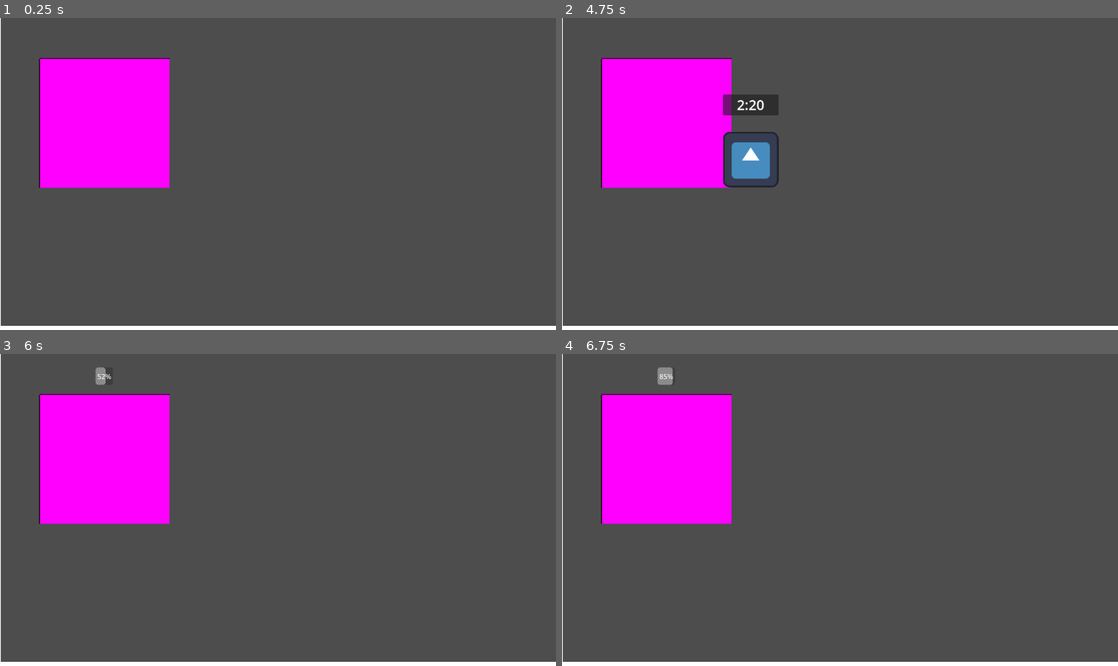
Above: before the commit, frames 1-4 (two rows, left to right).
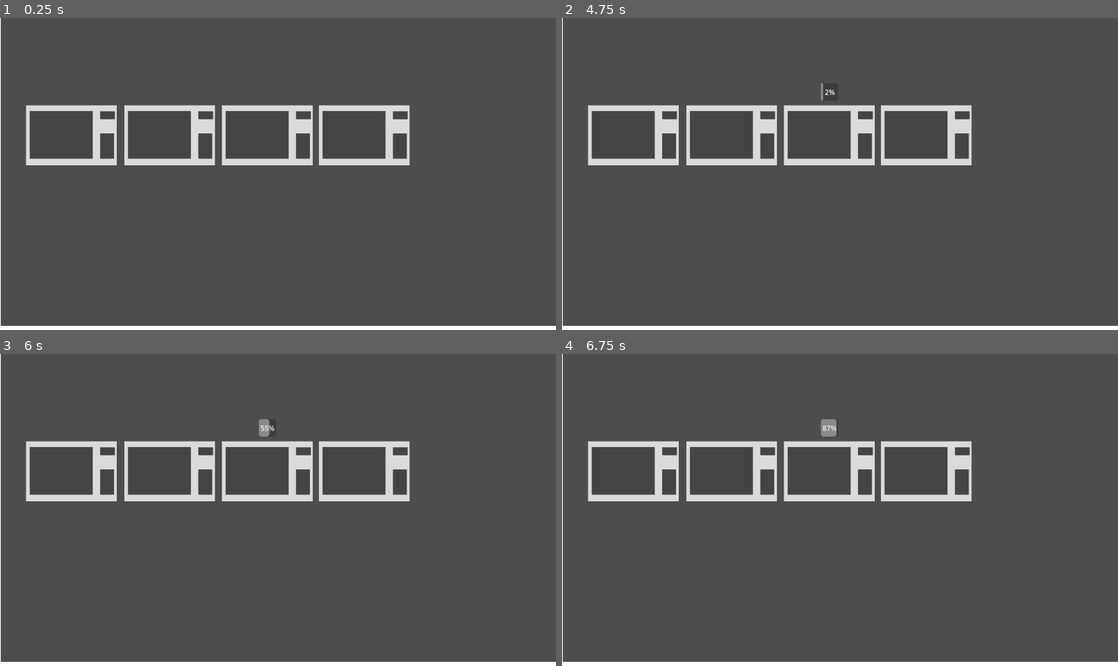
Above: after the commit, the same moments.

Repository: SpntKbrg/microwave-game
Game: Godot game, scene res://prototypes/dragndrop/dragdrop.tscn
Two runs of this game, one before a commit and one after it. Both use one fixed random seed, a clock stepped at 60 frames per second and the inputs below. This scene is started directly instead of the project's main scene. The engine's default icon, where the game draws it, is replaced by a stand-in: a white triangle on a blue panel in a dark square.
Inputs (mouse positions are in pixels of both pictures, inside the frame that each line leads up to):
- Up to frame 1 (0.25 s): no input
- Up to frame 2 (4.75 s): tap Enter at 0.5, 2, 3.5 s; move the mouse to (962, 158) at 0.52 s; click (962, 158) at 0.67 s; tap Space at 1.25, 2.75 s; drag from (728, 189) to (667, 124) at 1.27 s; move the mouse to (895, 105) at 2.02 s; click (895, 105) at 2.17 s; drag from (812, 236) to (979, 305) at 2.77 s; move the mouse to (1006, 220) at 3.52 s; click (1006, 220) at 3.67 s; drag from (1056, 298) to (667, 124) at 4.27 s
- Up to frame 3 (6 s): move the mouse to (305, 510) at 5.02 s; click (305, 510) at 5.17 s; drag from (194, 432) to (166, 525) at 5.77 s
- Up to frame 4 (6.75 s): move the mouse to (962, 494) at 6.52 s; click (962, 494) at 6.67 s

The runs differ from the first frame. In frame 1, 13% of the frame differs, in the area x 4-74%, y 12-55%; in frame 2, 14%; in frame 3, 13%; in frame 4, 14%.

Commit message:
mock microwave input ui

Diff:
--- a/prototypes/dragndrop/dragdrop.gd
+++ b/prototypes/dragndrop/dragdrop.gd
@@ -3,7 +3,7 @@
 
 @export var spawn_point: Node2D
 @export var item: PackedScene
-
+@export var microwave_ui: Control
 
 @export var microwaves: Array[Area2D]
 var microwave_timers: Array[float]
@@ -26,6 +26,10 @@
 	for i in range(0, microwave_count):
 		microwave_is_running.append(false)
 		microwave_timers.append(0)
+		microwaves[i].body_entered.connect(on_object_entered)
+		if microwaves[i].has_signal("do_show_microwave_ui"):
+			microwaves[i].do_show_microwave_ui.connect(on_show_microwave_ui)
+
 	game_timer.timeout.connect(on_spawn_object)
 
 	game_timer.start(spawn_interval_ms / 1000.0)
@@ -47,3 +51,13 @@
 	spawn_point.add_child(temp)
 	added_items.append(temp)
 	game_timer.start(spawn_interval_ms / 1000.0)
+
+
+func on_object_entered(target: Node2D) -> void:
+	if target is RigidBody2D:
+		target.has_method("")
+	pass
+
+func on_show_microwave_ui(index: int) -> void:
+	microwave_ui.visible = true
+	pass
--- a/prototypes/dragndrop/dragdrop.tscn
+++ b/prototypes/dragndrop/dragdrop.tscn
@@ -1,8 +1,9 @@
-[gd_scene load_steps=9 format=3 uid="uid://cxf562cdioon7"]
+[gd_scene load_steps=10 format=3 uid="uid://cxf562cdioon7"]
 
 [ext_resource type="Script" uid="uid://co7ypo1lweek4" path="res://prototypes/dragndrop/dragdrop.gd" id="1_6mw8x"]
 [ext_resource type="PackedScene" uid="uid://bjgy4iu7s2m8e" path="res://prototypes/dragndrop/item.tscn" id="2_6mw8x"]
 [ext_resource type="PackedScene" uid="uid://qow5pagpcejq" path="res://prototypes/dragndrop/microwave.tscn" id="3_e3eg2"]
+[ext_resource type="PackedScene" uid="uid://r8cgacb47fau" path="res://prototypes/dragndrop/microwave_ui.tscn" id="4_3mr72"]
 
 [sub_resource type="Gradient" id="Gradient_vt6ba"]
 colors = PackedColorArray(1, 1, 1, 1, 1, 1, 1, 1)
@@ -18,10 +19,11 @@
 
 [sub_resource type="RectangleShape2D" id="RectangleShape2D_c7s3n"]
 
-[node name="Dragdrop" type="Node2D" node_paths=PackedStringArray("spawn_point", "microwaves", "game_timer", "conveyor_belt")]
+[node name="Dragdrop" type="Node2D" node_paths=PackedStringArray("spawn_point", "microwave_ui", "microwaves", "game_timer", "conveyor_belt")]
 script = ExtResource("1_6mw8x")
 spawn_point = NodePath("spawn_point")
 item = ExtResource("2_6mw8x")
+microwave_ui = NodePath("microwave_ui")
 microwaves = [NodePath("microwaves/microwave")]
 game_timer = NodePath("spawn_timer")
 spawn_interval_ms = 10000
@@ -87,7 +89,16 @@
 [node name="microwaves" type="Node2D" parent="."]
 
 [node name="microwave" parent="microwaves" instance=ExtResource("3_e3eg2")]
-position = Vector2(240, 91)
+position = Vector2(165, 270)
+
+[node name="microwave2" parent="microwaves" instance=ExtResource("3_e3eg2")]
+position = Vector2(391, 270)
+
+[node name="microwave3" parent="microwaves" instance=ExtResource("3_e3eg2")]
+position = Vector2(616, 270)
+
+[node name="microwave4" parent="microwaves" instance=ExtResource("3_e3eg2")]
+position = Vector2(839, 270)
 
 [node name="spawn_point" type="Node2D" parent="."]
 position = Vector2(1938, 540)
@@ -104,3 +115,6 @@
 shape = SubResource("RectangleShape2D_c7s3n")
 
 [node name="spawn_timer" type="Timer" parent="."]
+
+[node name="microwave_ui" parent="." instance=ExtResource("4_3mr72")]
+visible = false
--- a/prototypes/dragndrop/microwave.tscn
+++ b/prototypes/dragndrop/microwave.tscn
@@ -1,12 +1,10 @@
 [gd_scene load_steps=4 format=3 uid="uid://qow5pagpcejq"]
 
 [ext_resource type="Script" uid="uid://b4dla8megxajj" path="res://prototypes/dragndrop/microwave.gd" id="1_xa7jw"]
+[ext_resource type="Texture2D" uid="uid://c8qi8ru3pxqn3" path="res://prototypes/dragndrop/microwave.png" id="2_oj3ye"]
 
 [sub_resource type="RectangleShape2D" id="RectangleShape2D_xleek"]
-size = Vector2(300, 300)
-
-[sub_resource type="PlaceholderTexture2D" id="PlaceholderTexture2D_xa7jw"]
-size = Vector2(300, 300)
+size = Vector2(205, 133)
 
 [node name="microwave" type="Area2D" node_paths=PackedStringArray("microwave_timer", "microwave_progress")]
 script = ExtResource("1_xa7jw")
@@ -14,12 +12,11 @@
 microwave_progress = NodePath("ui/progress")
 
 [node name="collider" type="CollisionShape2D" parent="."]
-position = Vector2(0, 150)
+position = Vector2(0.5, 0.5)
 shape = SubResource("RectangleShape2D_xleek")
 
 [node name="sprite" type="Sprite2D" parent="."]
-position = Vector2(0, 150)
-texture = SubResource("PlaceholderTexture2D_xa7jw")
+texture = ExtResource("2_oj3ye")
 
 [node name="ui" type="Control" parent="."]
 layout_mode = 3
@@ -29,9 +26,9 @@
 anchor_right = 0.5
 anchor_bottom = 1.0
 offset_left = -20.0
-offset_top = -60.0
+offset_top = -120.0
 offset_right = 20.0
-offset_bottom = -20.0
+offset_bottom = -80.0
 grow_horizontal = 2
 grow_vertical = 0
 
--- /dev/null
+++ b/prototypes/dragndrop/microwave_ui.gd
@@ -0,0 +1,27 @@
+extends Control
+@export var number_buttons: Array[Button]
+@export var reset_button: Button
+@export var start_button: Button
+@export var timer_text: Label
+
+var starting_input = "000"
+var user_input = ""
+
+signal on_input()
+
+func _ready() -> void:
+	for i in range(len(number_buttons)):
+		number_buttons[i].pressed.connect(on_number_pressed.bind(i))
+	start_button.pressed.connect(on_start)
+
+
+func on_start() -> void:
+	user_input = ""
+	visible = false
+	on_input.emit()
+
+
+func on_number_pressed(index: int) -> void:
+	user_input += "%d" % index
+	timer_text.text = user_input
+	pass
--- /dev/null
+++ b/prototypes/dragndrop/microwave_ui.tscn
@@ -0,0 +1,141 @@
+[gd_scene load_steps=2 format=3 uid="uid://r8cgacb47fau"]
+
+[ext_resource type="Script" uid="uid://diwouff7i2acc" path="res://prototypes/dragndrop/microwave_ui.gd" id="1_ml6mi"]
+
+[node name="microwave_ui" type="Control" node_paths=PackedStringArray("number_buttons", "reset_button", "start_button", "timer_text")]
+layout_mode = 3
+anchors_preset = 0
+offset_right = 1280.0
+offset_bottom = 720.0
+script = ExtResource("1_ml6mi")
+number_buttons = [NodePath("bg/HBoxContainer/VBoxContainer/GridContainer/0"), NodePath("bg/HBoxContainer/VBoxContainer/GridContainer/1"), NodePath("bg/HBoxContainer/VBoxContainer/GridContainer/2"), NodePath("bg/HBoxContainer/VBoxContainer/GridContainer/3"), NodePath("bg/HBoxContainer/VBoxContainer/GridContainer/4"), NodePath("bg/HBoxContainer/VBoxContainer/GridContainer/5"), NodePath("bg/HBoxContainer/VBoxContainer/GridContainer/6"), NodePath("bg/HBoxContainer/VBoxContainer/GridContainer/7"), NodePath("bg/HBoxContainer/VBoxContainer/GridContainer/8"), NodePath("bg/HBoxContainer/VBoxContainer/GridContainer/9")]
+reset_button = NodePath("bg/HBoxContainer/VBoxContainer/GridContainer/reset")
+start_button = NodePath("bg/HBoxContainer/VBoxContainer/GridContainer/start")
+timer_text = NodePath("bg/HBoxContainer/VBoxContainer/CenterContainer/Label")
+
+[node name="bg" type="Panel" parent="."]
+layout_mode = 1
+anchors_preset = 8
+anchor_left = 0.5
+anchor_top = 0.5
+anchor_right = 0.5
+anchor_bottom = 0.5
+offset_left = -360.0
+offset_top = -240.0
+offset_right = 360.0
+offset_bottom = 240.0
+grow_horizontal = 2
+grow_vertical = 2
+
+[node name="HBoxContainer" type="HBoxContainer" parent="bg"]
+layout_mode = 1
+anchors_preset = 15
+anchor_right = 1.0
+anchor_bottom = 1.0
+grow_horizontal = 2
+grow_vertical = 2
+
+[node name="Control" type="Control" parent="bg/HBoxContainer"]
+layout_mode = 2
+size_flags_horizontal = 3
+
+[node name="VBoxContainer" type="VBoxContainer" parent="bg/HBoxContainer"]
+layout_mode = 2
+
+[node name="CenterContainer" type="CenterContainer" parent="bg/HBoxContainer/VBoxContainer"]
+custom_minimum_size = Vector2(240, 120)
+layout_mode = 2
+size_flags_vertical = 3
+
+[node name="Label" type="Label" parent="bg/HBoxContainer/VBoxContainer/CenterContainer"]
+layout_mode = 2
+theme_override_font_sizes/font_size = 32
+text = "0:00"
+
+[node name="GridContainer" type="GridContainer" parent="bg/HBoxContainer/VBoxContainer"]
+layout_mode = 2
+columns = 3
+
+[node name="1" type="Button" parent="bg/HBoxContainer/VBoxContainer/GridContainer"]
+custom_minimum_size = Vector2(0, 64)
+layout_mode = 2
+size_flags_horizontal = 3
+size_flags_vertical = 3
+text = "1"
+
+[node name="2" type="Button" parent="bg/HBoxContainer/VBoxContainer/GridContainer"]
+custom_minimum_size = Vector2(0, 64)
+layout_mode = 2
+size_flags_horizontal = 3
+size_flags_vertical = 3
+text = "2"
+
+[node name="3" type="Button" parent="bg/HBoxContainer/VBoxContainer/GridContainer"]
+custom_minimum_size = Vector2(0, 64)
+layout_mode = 2
+size_flags_horizontal = 3
+size_flags_vertical = 3
+text = "3"
+
+[node name="4" type="Button" parent="bg/HBoxContainer/VBoxContainer/GridContainer"]
+custom_minimum_size = Vector2(0, 64)
+layout_mode = 2
+size_flags_horizontal = 3
+size_flags_vertical = 3
+text = "4"
+
+[node name="5" type="Button" parent="bg/HBoxContainer/VBoxContainer/GridContainer"]
+custom_minimum_size = Vector2(0, 64)
+layout_mode = 2
+size_flags_horizontal = 3
+size_flags_vertical = 3
+text = "5"
+
+[node name="6" type="Button" parent="bg/HBoxContainer/VBoxContainer/GridContainer"]
+custom_minimum_size = Vector2(0, 64)
+layout_mode = 2
+size_flags_horizontal = 3
+size_flags_vertical = 3
+text = "6"
+
+[node name="7" type="Button" parent="bg/HBoxContainer/VBoxContainer/GridContainer"]
+custom_minimum_size = Vector2(0, 64)
+layout_mode = 2
+size_flags_horizontal = 3
+size_flags_vertical = 3
+text = "7"
+
+[node name="8" type="Button" parent="bg/HBoxContainer/VBoxContainer/GridContainer"]
+custom_minimum_size = Vector2(0, 64)
+layout_mode = 2
+size_flags_horizontal = 3
+size_flags_vertical = 3
+text = "8"
+
+[node name="9" type="Button" parent="bg/HBoxContainer/VBoxContainer/GridContainer"]
+custom_minimum_size = Vector2(0, 64)
+layout_mode = 2
+size_flags_horizontal = 3
+size_flags_vertical = 3
+text = "9"
+
+[node name="reset" type="Button" parent="bg/HBoxContainer/VBoxContainer/GridContainer"]
+custom_minimum_size = Vector2(0, 64)
+layout_mode = 2
+size_flags_horizontal = 3
+size_flags_vertical = 3
+text = "Reset"
+
+[node name="0" type="Button" parent="bg/HBoxContainer/VBoxContainer/GridContainer"]
+custom_minimum_size = Vector2(0, 64)
+layout_mode = 2
+size_flags_horizontal = 3
+size_flags_vertical = 3
+text = "0"
+
+[node name="start" type="Button" parent="bg/HBoxContainer/VBoxContainer/GridContainer"]
+custom_minimum_size = Vector2(0, 64)
+layout_mode = 2
+size_flags_horizontal = 3
+size_flags_vertical = 3
+text = "Start"
Binary file added: prototypes/dragndrop/microwave.png
Not shown, added: prototypes/dragndrop/microwave.png.import
Not shown, added: prototypes/dragndrop/microwave_ui.gd.uid
